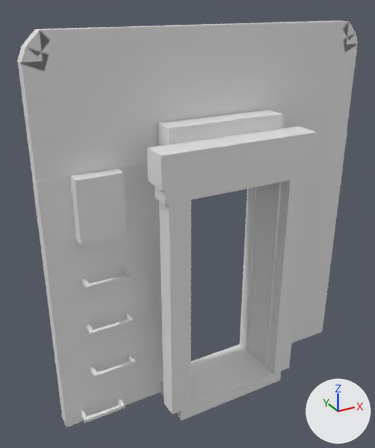
Renders of the OBJ model src/generated/resources/assets/kuayue/models/block/carriage/carriage25t/end_face/end_face_original_rubber_25t_2.obj from each side of a commit.
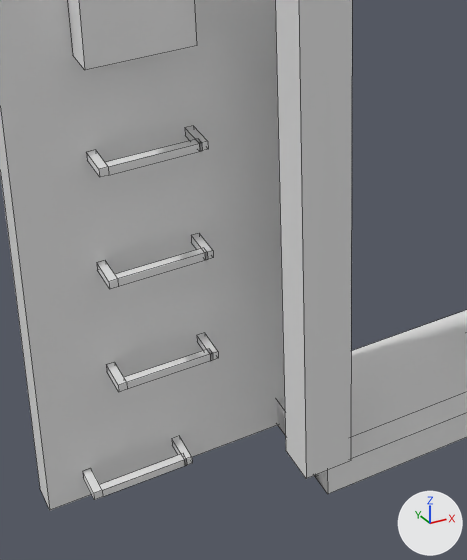
There are two pictures of each version: one whole from a 50 mm lens placed at (-1.75, -4.67, 2.52), pointed at (0.24, -1.05, 0.71), one close up on the part from 12% to 64% of the width and 48% to 100% of the height. The axes (+X, +Y, +Z) are drawn at lower right. The lights are the same throughout. The close-ups show mesh edges as thin lines. Materials are left out; every surface is plain grey. Where no turn or scale is listed for an object, it has been applied to the vertices. Vertices at the same position are counted once.
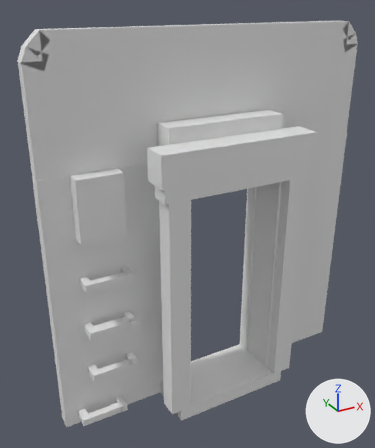
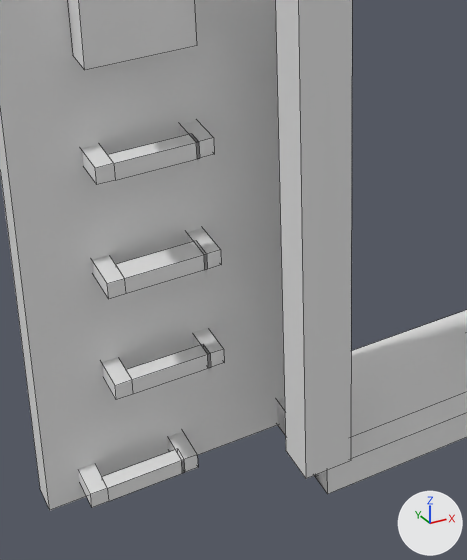
Where the change shows, as pixel boxes (x1, y1, x2, y2) in the close-ups (467 x 560 px):
part 1 of me_cube, added
    after: (187, 228, 221, 270)
part 2 of me_cube, added
    after: (193, 328, 224, 368)
part 3 of me_cube, added
    after: (180, 121, 214, 159)
part 4 of me_cube, added
    after: (168, 432, 198, 473)
part 5 of me_cube, rebuilt (44% taller)
    before: (97, 249, 208, 289)
    after: (92, 241, 207, 299)
part 6 of me_cube, rebuilt (33% taller)
    before: (86, 139, 202, 177)
    after: (82, 134, 200, 185)
part 7 of me_cube, rebuilt (28% taller)
    before: (83, 454, 187, 500)
    after: (78, 449, 185, 508)
part 8 of me_cube, rebuilt (30% taller)
    before: (106, 349, 212, 392)
    after: (102, 344, 211, 400)
part 9 of me_cube, deleted
    before: (191, 233, 213, 260)
part 10 of me_cube, deleted
    before: (172, 436, 192, 466)
part 11 of me_cube, deleted
    before: (185, 126, 208, 151)
part 12 of me_cube, deleted
    before: (197, 333, 218, 361)

Diff of the bpy script that builds the scene:
```diff
--- a/src/generated/resources/assets/kuayue/models/block/carriage/carriage25t/end_face/end_face_original_rubber_25t_2.obj.py
+++ b/src/generated/resources/assets/kuayue/models/block/carriage/carriage25t/end_face/end_face_original_rubber_25t_2.obj.py
@@ me_cube @@
 me_cube.from_pydata(...)  # 240 vertices, 191 faces; spans x -1.0..2.0, y -1.5..-0.94, z -1.0..2.32
 # used by ob_cube; location = (0.0, 0.0, 0.0)
+# me_cube part 1: a new loose piece, a box spanning x -0.4..-0.338, y -1.219..-1.031, z -0.047..0.016
+# me_cube part 2: a new loose piece, a box spanning x -0.4..-0.338, y -1.203..-1.047, z -0.484..-0.422
+# me_cube part 3: a new loose piece, a box spanning x -0.4..-0.338, y -1.203..-1.047, z 0.391..0.453
+# me_cube part 4: a new loose piece, a box spanning x -0.525..-0.463, y -1.203..-1.047, z -0.922..-0.859
+# me_cube part 5: the loose piece of 14 vertices spanning x -0.73..-0.38, y -1.19..-1.06, z -0.03..0.0 is rebuilt with 14 vertices and now spans x -0.75..-0.39, y -1.22..-1.03, z -0.05..0.02
+# me_cube part 6: the loose piece of 14 vertices spanning x -0.73..-0.38, y -1.19..-1.06, z 0.41..0.44 is rebuilt with 14 vertices and now spans x -0.75..-0.39, y -1.2..-1.05, z 0.39..0.45
+# me_cube part 7: the loose piece of 14 vertices spanning x -0.86..-0.5, y -1.19..-1.06, z -0.91..-0.87 is rebuilt with 14 vertices and now spans x -0.88..-0.52, y -1.2..-1.05, z -0.92..-0.86
+# me_cube part 8: the loose piece of 14 vertices spanning x -0.73..-0.38, y -1.19..-1.06, z -0.47..-0.44 is rebuilt with 14 vertices and now spans x -0.75..-0.39, y -1.2..-1.05, z -0.48..-0.42
+# me_cube part 9: the loose piece of 8 vertices spanning x -0.38..-0.35, y -1.19..-1.06, z -0.03..0.0 is deleted
+# me_cube part 10: the loose piece of 8 vertices spanning x -0.51..-0.48, y -1.19..-1.06, z -0.91..-0.87 is deleted
+# me_cube part 11: the loose piece of 8 vertices spanning x -0.38..-0.35, y -1.19..-1.06, z 0.41..0.44 is deleted
+# me_cube part 12: the loose piece of 8 vertices spanning x -0.38..-0.35, y -1.19..-1.06, z -0.47..-0.44 is deleted
```
